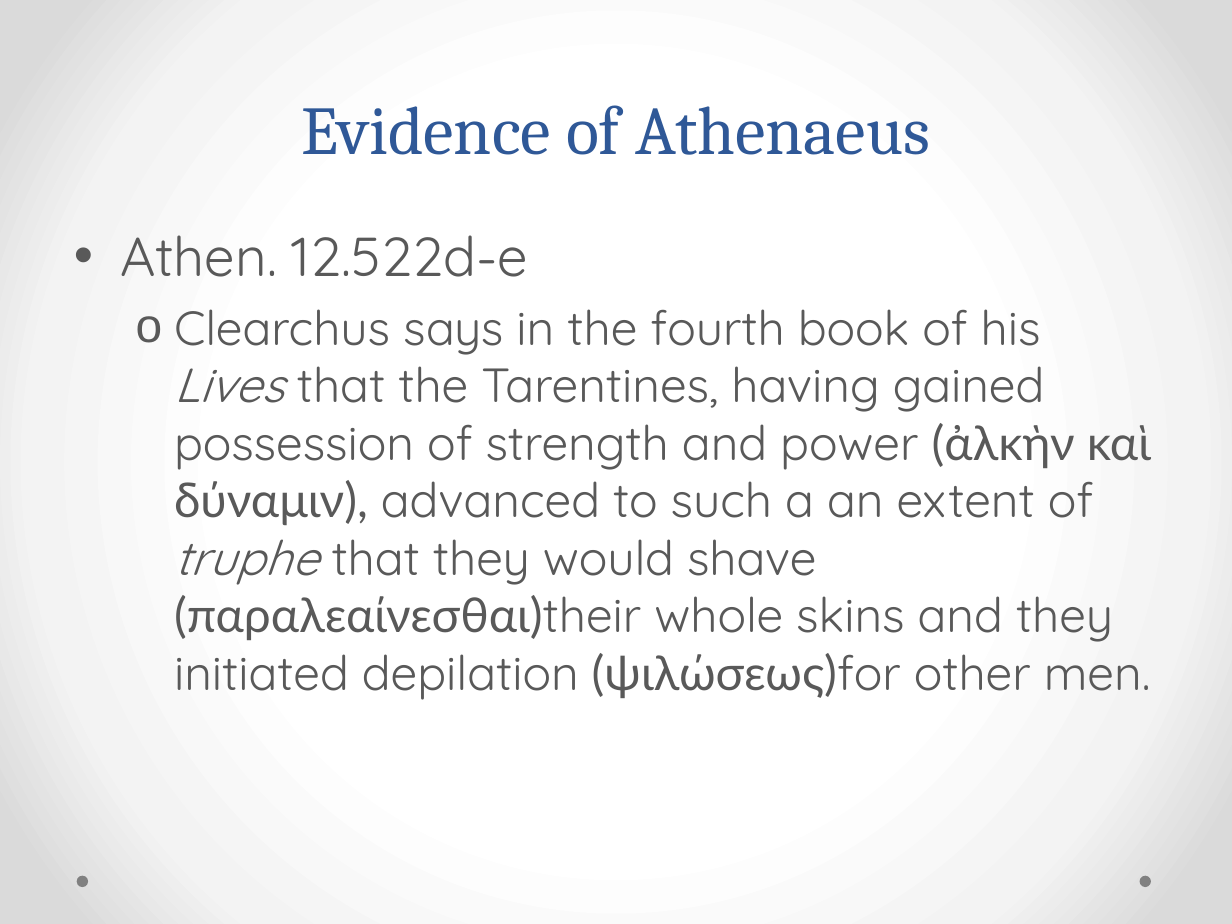
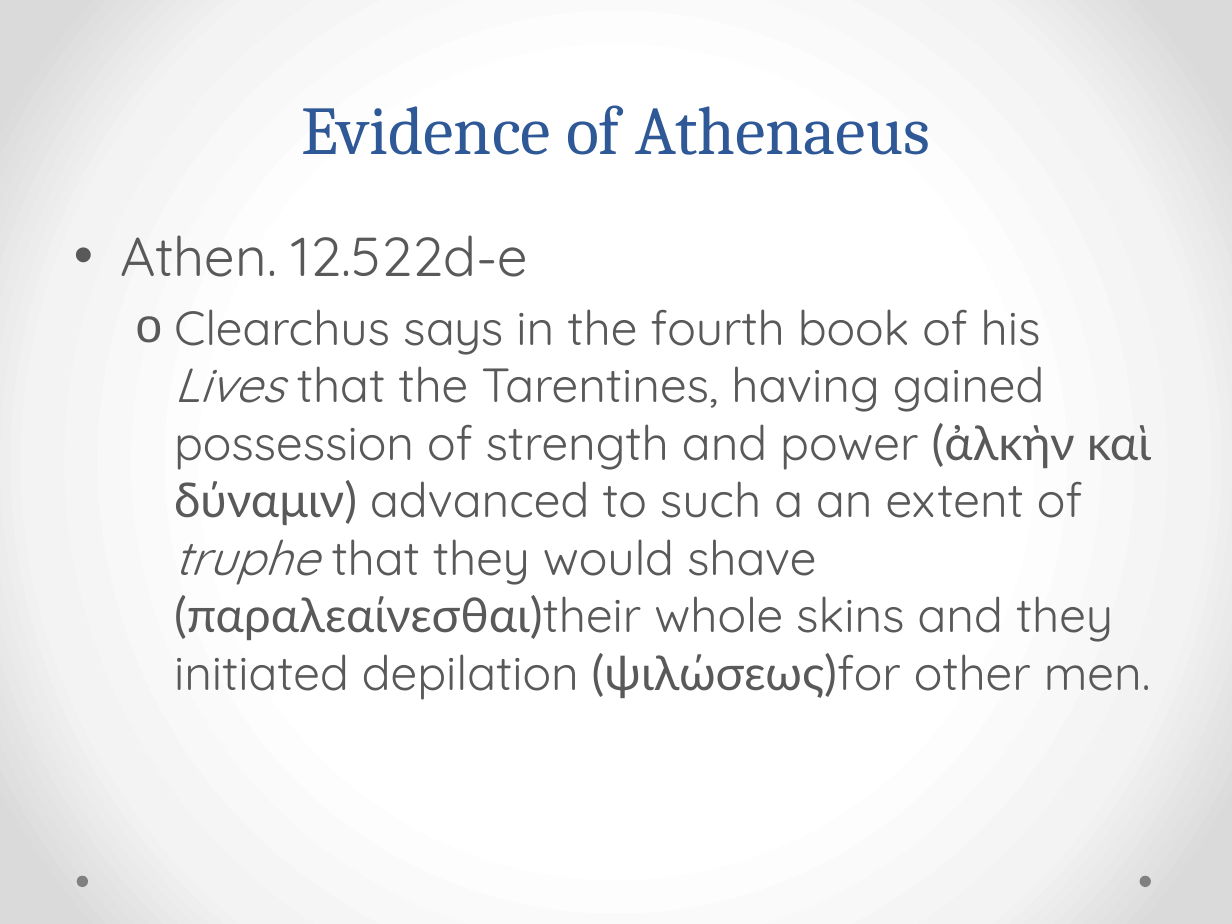
Before and after one commit to rgorman/syntacto_stylistics, a slide deck: slide 4 of Presentations/UNL/murray_feb-3.pptx (slide 6 before the commit). Drawn at 1232x924 pixels with LibreOffice and Linux fonts; fonts in the diff are those of the drawing. Boxes give left, top, right and bottom in pixels: in the first picture for what was removed or moved away, otherwise in the second. Text is boxed around its words. In the diff, an @@ line names an element or a change of style, - is before the commit and + after.

```diff
--- a/Presentations/UNL/murray_feb-3.pptx
+++ b/Presentations/UNL/murray_feb-3.pptx
@@ text at [174, 309, 1151, 700]: text changed @@
-  o Clearchus says in the fourth book of his Lives that the Tarentines, having gained possession of strength and power (ἀλκὴν καὶ δύναμιν), advanced to such a an extent of truphe that they would shave (παραλεαίνεσθαι)their whole skins and they initiated depilation (ψιλώσεως)for other men.
+  o Clearchus says in the fourth book of his Lives that the Tarentines, having gained possession of strength and power (ἀλκὴν καὶ δύναμιν) advanced to such a an extent of truphe that they would shave (παραλεαίνεσθαι)their whole skins and they initiated depilation (ψιλώσεως)for other men.
```
Also in this commit, not shown: 1 other slide changed, 36 slides added, 3 slides removed, 3 other files.
